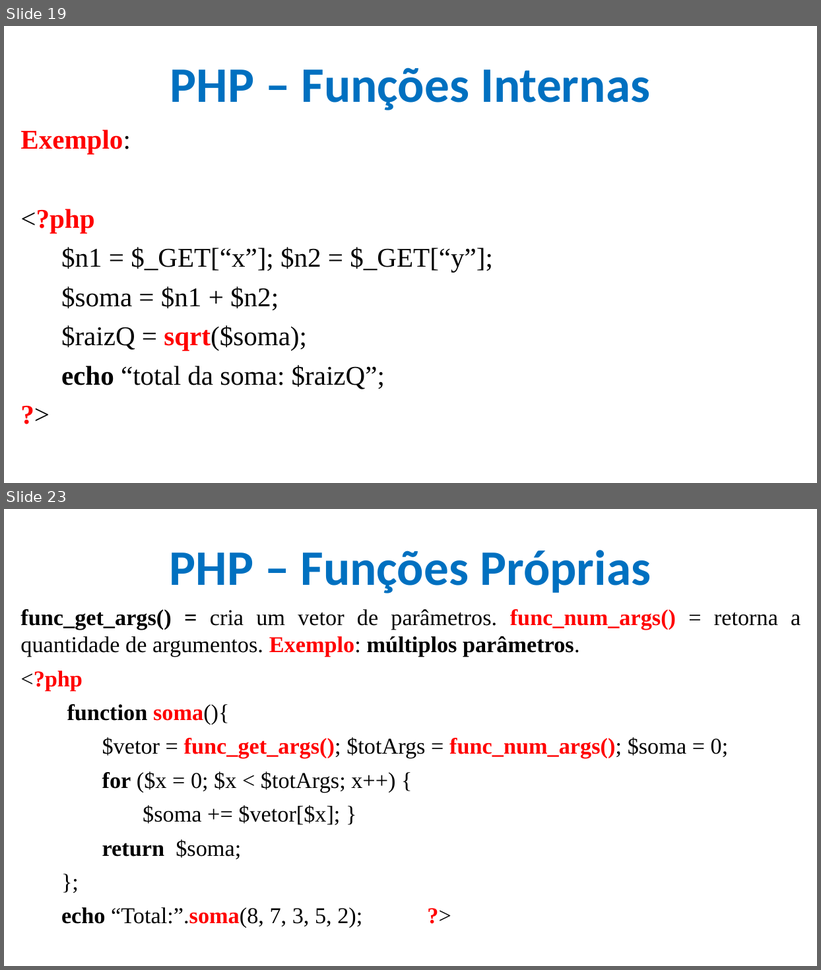
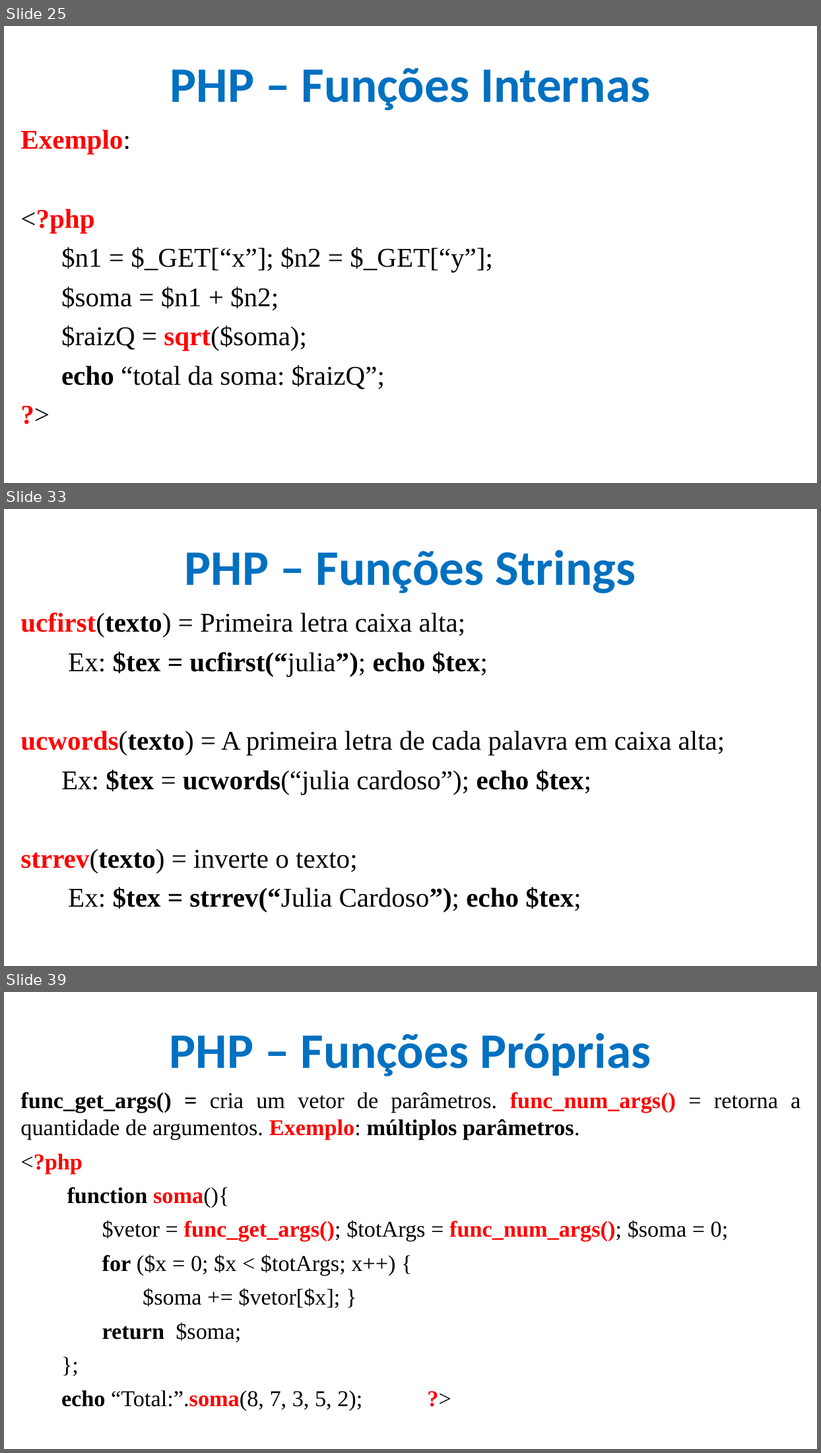
Before and after one commit to CloudEducationBrazil/WydenDesenvolvimentoWebPHP, a slide deck: 01 Classes/Aula 12 e 13 Desenvolvimento Web PHP - PHP.pptx. Shown one above the other, each under a label of ours: slides 19 and 23 before the commit, slides 25, 33 and 39 after it; the slides between them are not shown. The pictures are 821x970 and 821x1453 pixels, drawn with LibreOffice and Linux fonts; fonts in the diff are those of the drawing; background and template pictures are left out. Boxes give left, top, right and bottom in pixels: in the first picture for what was removed or moved away, otherwise in the second. Text is boxed around its words. In the diff, an @@ line names an element or a change of style, - is before the commit and + after.

```diff
--- a/01 Classes/Aula 12 e 13 Desenvolvimento Web PHP - PHP.pptx
+++ b/01 Classes/Aula 12 e 13 Desenvolvimento Web PHP - PHP.pptx
@@ slide 33 added at [4, 509, 817, 966], background picture (left out) @@
@@ title added at [185, 550, 636, 593], 44 pt, text #0070C0, bold @@
+PHP – Funções Strings
@@ text added at [20, 613, 725, 912], 24 pt, text #000000 @@
+ucfirst(texto) = Primeira letra caixa alta;
+Ex: $tex = ucfirst(“julia”); echo $tex;
+ucwords(texto) = A primeira letra de cada palavra em caixa alta;
+Ex: $tex = ucwords(“julia cardoso”); echo $tex;
+strrev(texto) = inverte o texto;
+Ex: $tex = strrev(“Julia Cardoso”); echo $tex;
@@ what was slide 19 is now slide 25 @@
@@ what was slide 23 is now slide 39 @@
```
Also in this commit, not shown: 6 slides changed, 16 other slides added.
